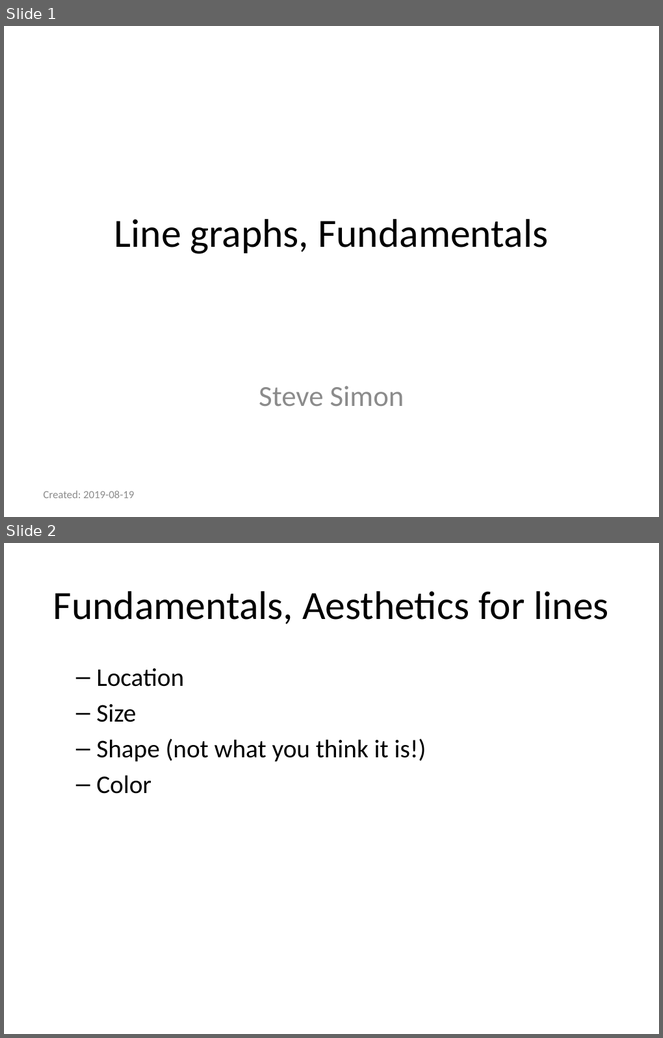
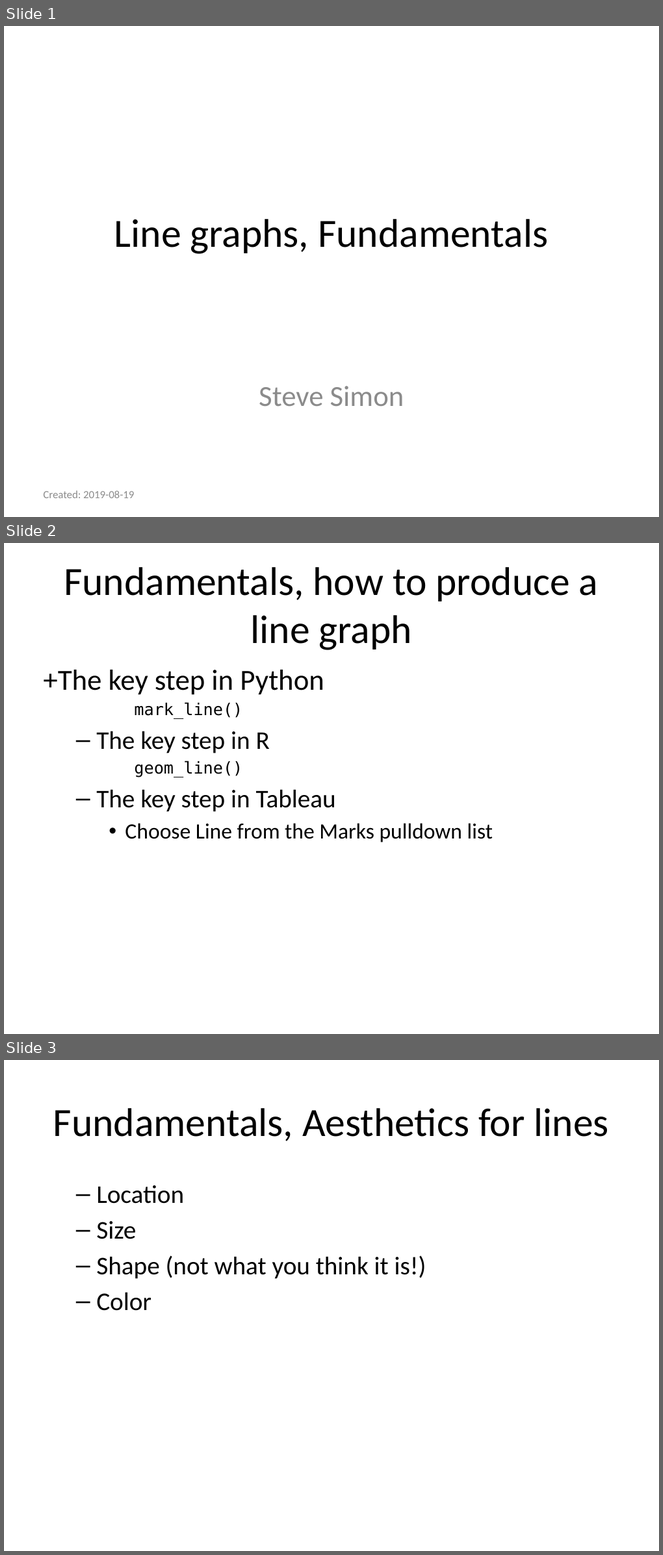
Before and after one commit to pmean/data-visualization, a slide deck: data-viz-03/component/fundamentals.pptx. Shown one above the other, each under a label of ours: slides 1 and 2 before the commit, slides 1, 2 and 3 after it. The pictures are 663x1038 and 663x1555 pixels, drawn with LibreOffice and Linux fonts; fonts in the diff are those of the drawing. Boxes give left, top, right and bottom in pixels: in the first picture for what was removed or moved away, otherwise in the second. Text is boxed around its words. In the diff, an @@ line names an element or a change of style, - is before the commit and + after.

Commit message:
Added Python and Tableau to data-viz-03 fundamentals

```diff
--- a/data-viz-03/component/fundamentals.pptx
+++ b/data-viz-03/component/fundamentals.pptx
@@ slide 2 added at [4, 543, 659, 1034], background #FFFFFF @@
@@ title added at [64, 567, 599, 650], 44 pt, text #000000 @@
+Fundamentals, how to produce a line graph
@@ text added at [43, 670, 493, 843], 24 pt, text #000000 @@
++The key step in Python
+mark_line()
+  – The key step in R
+geom_line()
+  – The key step in Tableau
+    • Choose Line from the Marks pulldown list
@@ what was slide 2 is now slide 3 @@
```
Also in this commit, not shown: 2 other slides added, 23 other files.
